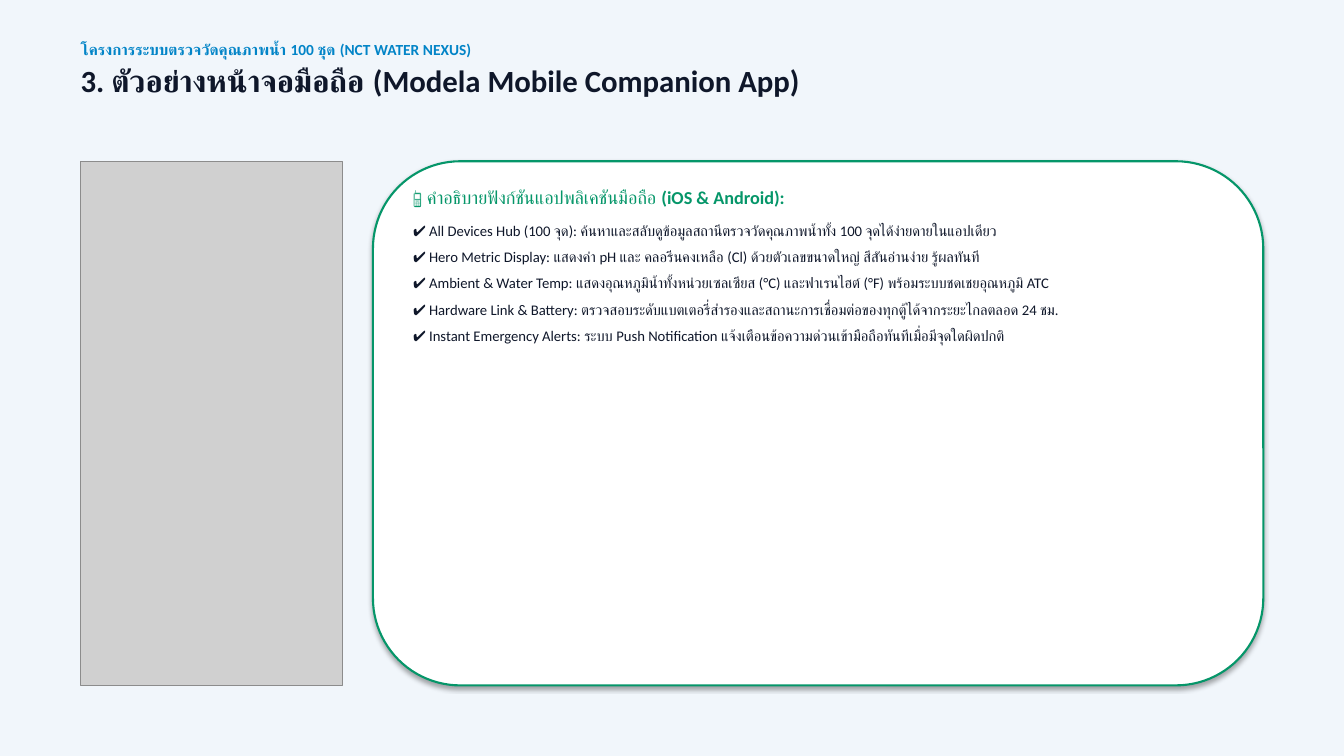
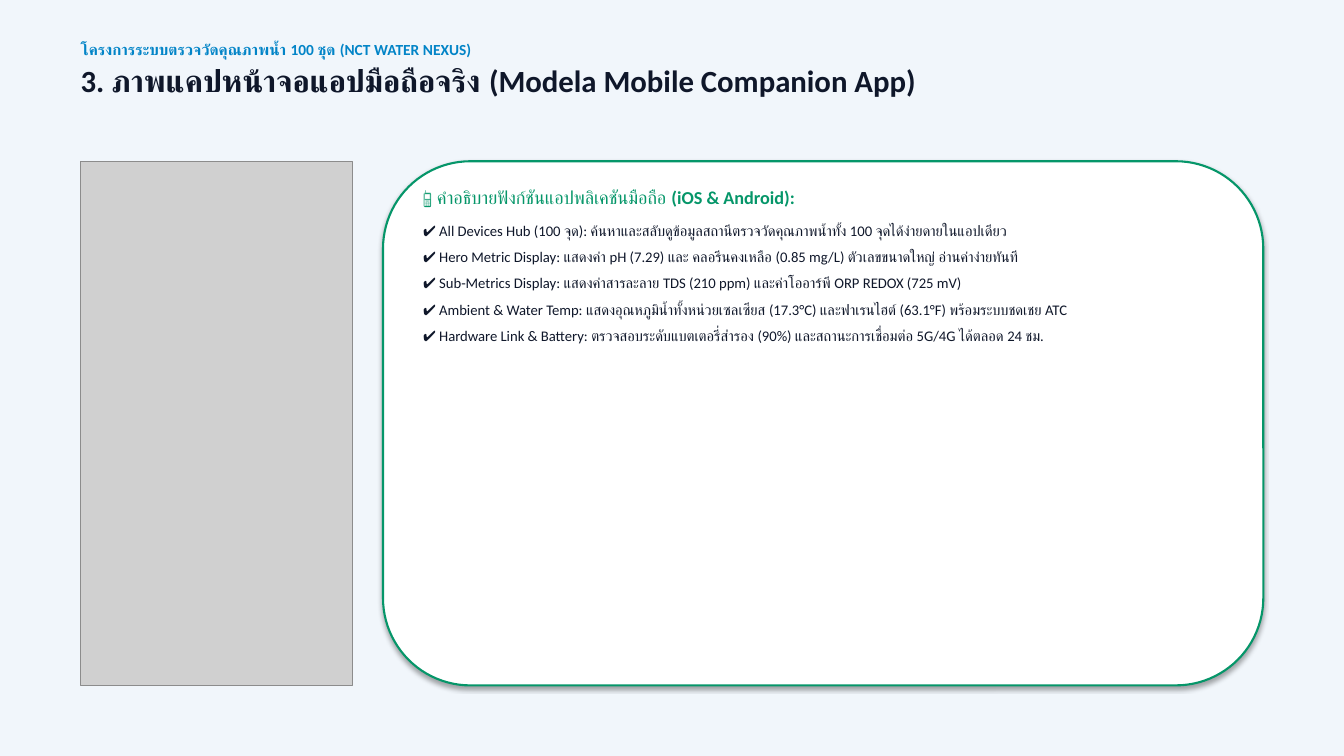
Before and after one commit to WoobWarb/nct-water-nexus, a slide deck: slide 4 of NCT_Water_Nexus_Report_and_Pricing.pptx. Drawn at 1344x756 pixels with LibreOffice and Linux fonts; fonts in the diff are those of the drawing; grey boxes stand for pictures. Boxes give left, top, right and bottom in pixels: in the first picture for what was removed or moved away, otherwise in the second. Text is boxed around its words. In the diff, an @@ line names an element or a change of style, - is before the commit and + after.

Commit message:
Embed accurate exact HTML web and mobile UI screenshots in PDF and PPTX

```diff
--- a/NCT_Water_Nexus_Report_and_Pricing.pptx
+++ b/NCT_Water_Nexus_Report_and_Pricing.pptx
@@ text at (81, 68, 915, 97): text changed @@
-3. ตัวอย่างหน้าจอมือถือ (Modela Mobile Companion App)
+3. ภาพแคปหน้าจอแอปมือถือจริง (Modela Mobile Companion App)
@@ picture: place and size @@
-picture at (81, 161, 343, 686)
+picture at (81, 161, 353, 686)
@@ rounded rectangle: place and size @@
-rounded rectangle at (373, 161, 1263, 686)
+rounded rectangle at (383, 161, 1263, 686)
@@ text "📱 คำอธิบายฟังก์ชันแอปพลิเคชันมือถือ (iOS & Android):": place and size @@
-text "📱 คำอธิบายฟังก์ชันแอปพลิเคชันมือถือ (iOS & Android):" at (427, 190, 1059, 346)
+text "📱 คำอธิบายฟังก์ชันแอปพลิเคชันมือถือ (iOS & Android):" at (437, 190, 1067, 344)
@@ text at (439, 251, 1067, 344): text changed @@
-✔ Hero Metric Display: แสดงค่า pH และ คลอรีนคงเหลือ (Cl) ด้วยตัวเลขขนาดใหญ่ สีสันอ่านง่าย รู้ผลทันที
-✔ Ambient & Water Temp: แสดงอุณหภูมิน้ำทั้งหน่วยเซลเซียส (°C) และฟาเรนไฮต์ (°F) พร้อมระบบชดเชยอุณหภูมิ ATC
-✔ Hardware Link & Battery: ตรวจสอบระดับแบตเตอรี่สำรองและสถานะการเชื่อมต่อของทุกตู้ได้จากระยะไกลตลอด 24 ชม.
-✔ Instant Emergency Alerts: ระบบ Push Notification แจ้งเตือนข้อความด่วนเข้ามือถือทันทีเมื่อมีจุดใดผิดปกติ
+✔ Hero Metric Display: แสดงค่า pH (7.29) และ คลอรีนคงเหลือ (0.85 mg/L) ตัวเลขขนาดใหญ่ อ่านค่าง่ายทันที
+✔ Sub-Metrics Display: แสดงค่าสารละลาย TDS (210 ppm) และค่าโออาร์พี ORP REDOX (725 mV)
+✔ Ambient & Water Temp: แสดงอุณหภูมิน้ำทั้งหน่วยเซลเซียส (17.3°C) และฟาเรนไฮต์ (63.1°F) พร้อมระบบชดเชย ATC
+✔ Hardware Link & Battery: ตรวจสอบระดับแบตเตอรี่สำรอง (90%) และสถานะการเชื่อมต่อ 5G/4G ได้ตลอด 24 ชม.
```
Also in this commit, not shown: 2 other slides changed, 8 other files.
